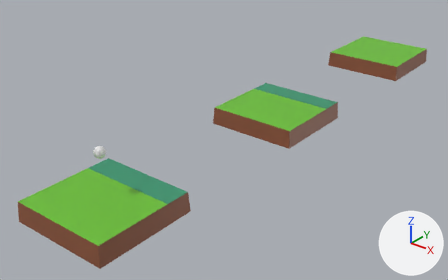
A saved change to the glTF model public/assets/level2.glb.
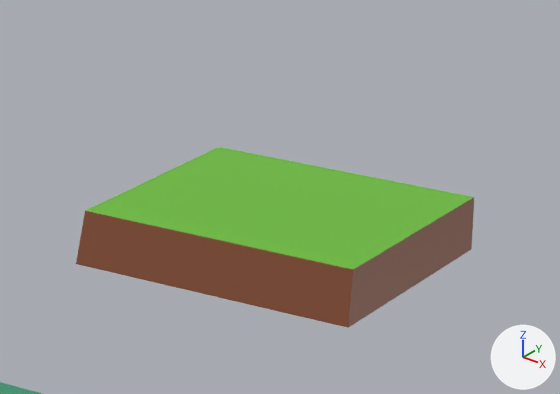
The first picture shows the older version from a 50 mm camera at (7.02, -5.63, 5.46) aimed at (-0.63, 3.94, -0.47). The close-ups show both versions on the part from 69% to 100% of the width and 0% to 35% of the height of that picture; other places that the commit changed are outside them. Lighting does not change. The marker at lower right points along +X, +Y and +Z. Where no turn or scale is listed for an object, it has been applied to the vertices.

The first close-up shows 'basic-fixed', 'basic-moveable.001'.
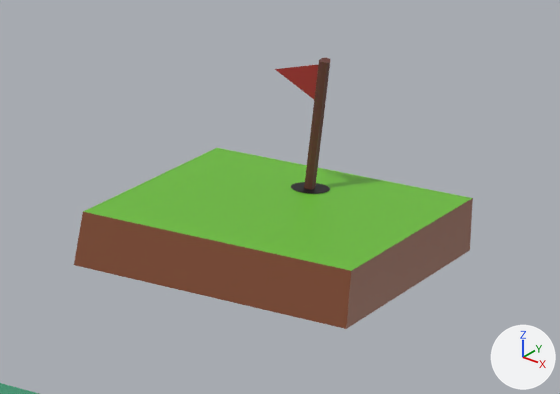
Where the change shows, as pixel boxes [x1, y1, x2, y2] in the close-ups (560 x 394 px):
'basic-fixed', moved
    before: [76, 147, 474, 328]
    after: [74, 148, 473, 329]
'flag', added (brown)
    after: [275, 57, 330, 194]
'basic-moveable.001', moved (not visible afterwards)
    before: [0, 382, 43, 394]

The edits, one by one:
Mesh me_cylinder_001 is new.
It has 51 vertices, 59 faces and spans x -0.368..0.137, y -0.133..0.133, z -1.0..-0.078.
It uses material mat_material_005 (picture img_color_pallette).
Object 'basic-moveable.001' (ob_basic_moveable_001) moves from (0.0, 5.013, 0.0) to (0.0, 0.0, 0.0).
Object 'basic-fixed' (ob_basic_fixed) moves from (0.0, 10.029, 0.0) to (0.0, 10.0, 0.0).
Object 'flag' (ob_flag) is new; it shows me_cylinder_001.
Its location is (-0.003, 10.477, 1.176).
